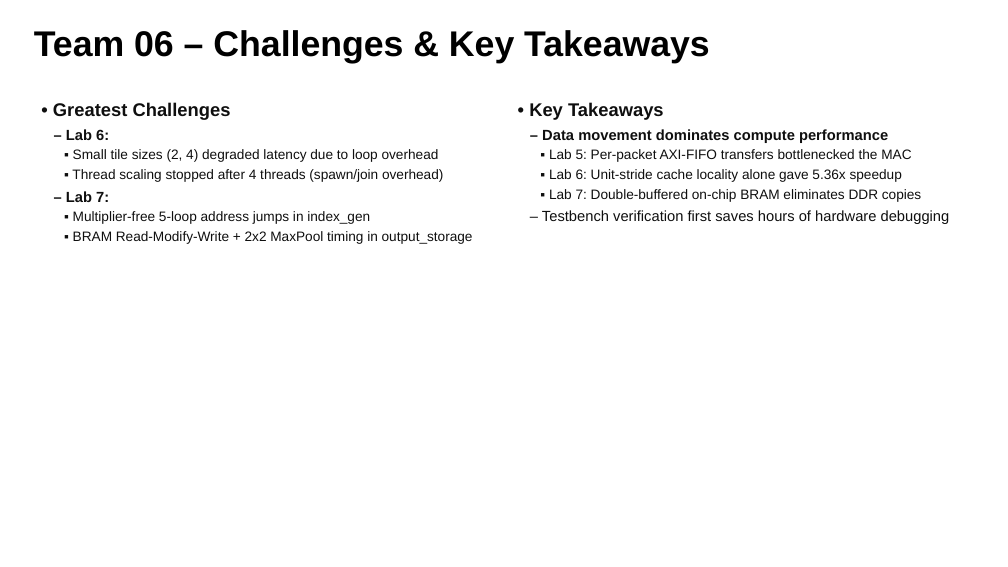
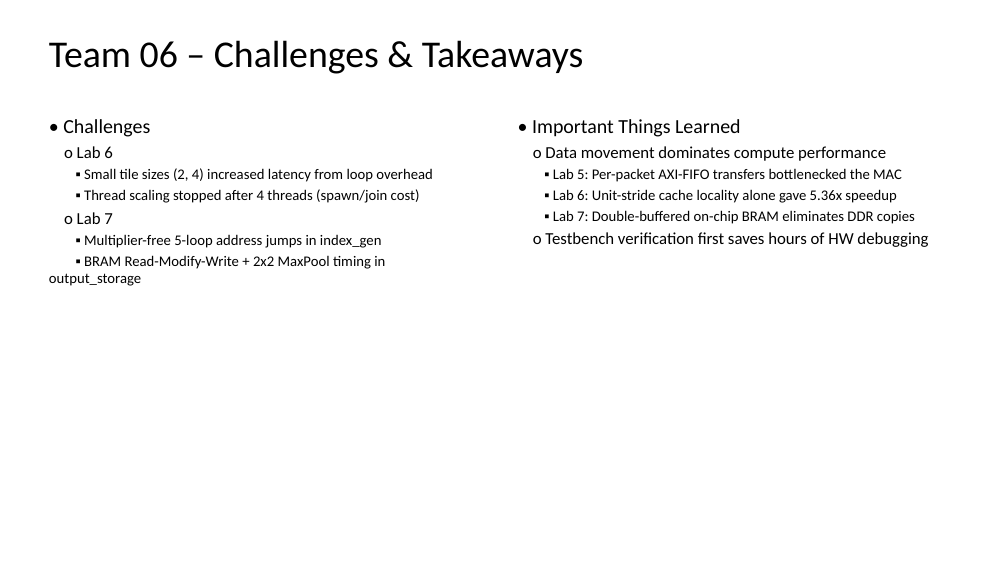
Before and after one commit to devjwk/cpre487lab1-7, a slide deck: slide 3 of Team06_Lab6_7_Demo.pptx. Drawn at 1008x567 pixels with LibreOffice and Linux fonts; fonts in the diff are those of the drawing. Boxes give left, top, right and bottom in pixels: in the first picture for what was removed or moved away, otherwise in the second. Text is boxed around its words. In the diff, an @@ line names an element or a change of style, - is before the commit and + after.

Commit message:
Match class slide deck format (Calibri Light non-bold titles & standard bullet hierarchy)

```diff
--- a/Team06_Lab6_7_Demo.pptx
+++ b/Team06_Lab6_7_Demo.pptx
@@ text at (49,40,584,74): text changed; size 34 to 36 pt; font Arial to Calibri; bold off @@
-Team 06 – Challenges & Key Takeaways
+Team 06 – Challenges & Takeaways
@@ text "• Challenges": place and size @@
-text "• Challenges" at (53,102,473,244)
+text "• Challenges" at (49,119,432,286)
@@ text at (63,119,432,224): text changed; size 13 to 14 pt; font Arial to Calibri; text colour #0F0F0F to #000000 @@
-• Greatest Challenges
-– Lab 6:
-▪ Small tile sizes (2, 4) degraded latency due to loop overhead
-▪ Thread scaling stopped after 4 threads (spawn/join overhead)
-– Lab 7:
+• Challenges
+o Lab 6
+▪ Small tile sizes (2, 4) increased latency from loop overhead
+▪ Thread scaling stopped after 4 threads (spawn/join cost)
+o Lab 7
@@ text "• Important Things Learned": place and size @@
-text "• Important Things Learned" at (529,102,950,224)
+text "• Important Things Learned" at (532,119,928,247)
@@ text at (532,119,886,161): text changed; size 14 to 16 pt; font Arial to Calibri; text colour #0F0F0F to #000000; bold off @@
-• Key Takeaways
-– Data movement dominates compute performance
+• Important Things Learned
+o Data movement dominates compute performance
@@ text at (553,168,915,224): size 13 to 14 pt, font Arial to Calibri, text colour #0F0F0F to #000000 in "▪ Lab 5: Per-packet AXI-FIFO transfers bottlenecked ...", "▪ Lab 6: Unit-stride cache locality alone ...", "▪ Lab 7: Double-buffered on-chip BRAM eliminates ..." @@
@@ text at (49,234,385,286): size 13 to 14 pt, font Arial to Calibri, text colour #0F0F0F to #000000 in "▪ Multiplier-free 5-loop address jumps in index_gen", "▪ BRAM Read-Modify-Write + 2x2 MaxPool timing ..." @@
@@ text at (533,232,928,247): text changed; size 14 to 16 pt; font Arial to Calibri; text colour #0F0F0F to #000000 @@
-– Testbench verification first saves hours of hardware debugging
+o Testbench verification first saves hours of HW debugging
```
Also in this commit, not shown: 3 other slides changed, 5 other files.
